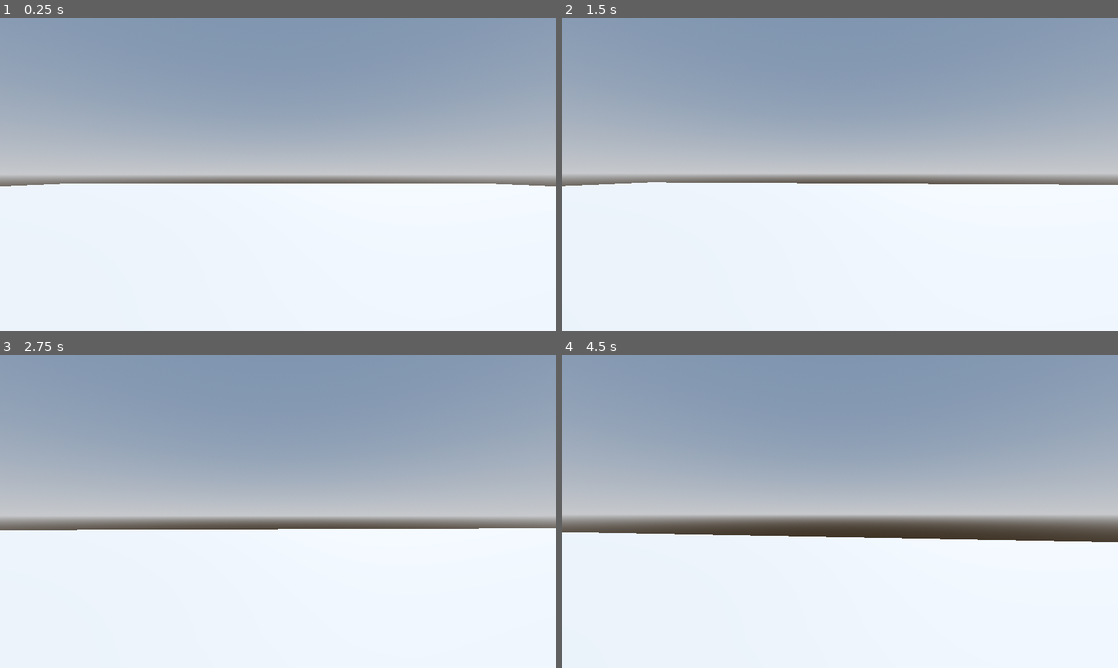
Above: before the commit, frames 1-4 (two rows, left to right).
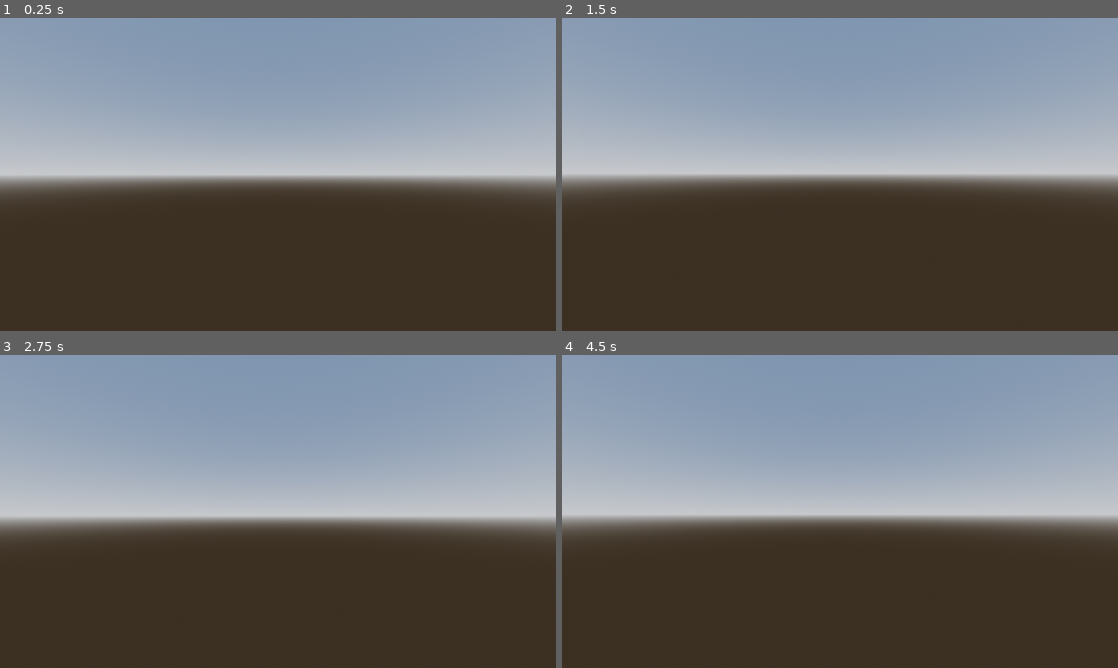
Above: after the commit, the same moments.

Repository: Mantarri/project-evergreen
Game: Godot game, scene res://scenes/levels/0_0_demo/demo_world.tscn
The game is run twice, just before and just after one commit, with the same random seed, the same clock (stepped at 60 frames per second) and the same inputs.
Inputs (mouse positions are in pixels of both pictures, inside the frame that each line leads up to):
- Up to frame 1 (0.25 s): no input
- Up to frame 2 (1.5 s): tap Enter at 0.5 s; move the mouse to (867, 174) at 0.52 s; press the mouse at (867, 174) at 0.53 s; hold W (move_forward) from 0.53 s (still down); tap Space (move_jump) at 0.77 s; move the mouse to (812, 174) at 1.27 s; release the mouse at (812, 174) at 1.28 s; tap Shift (move_sprint) at 1.35 s
- Up to frame 3 (2.75 s): keep holding W (move_forward); tap Space (move_jump) at 1.52 s; move the mouse to (289, 505) at 2.02 s; press the mouse at (289, 505) at 2.03 s
- Up to frame 4 (4.5 s): keep holding W (move_forward); tap Space (move_jump) at 2.75, 3.02, 3.77 s; move the mouse to (834, 517) at 2.77 s; release the mouse at (834, 517) at 2.78 s; tap Shift (move_sprint) at 2.85, 4.35 s; move the mouse to (878, 514) at 3.52 s; press the mouse at (878, 514) at 3.53 s; move the mouse to (795, 508) at 4.27 s; release the mouse at (795, 508) at 4.28 s

The runs differ from the first frame. In frame 1, 47% of the frame differs, in the area x 0-100%, y 52-100%; in frame 2, 47%; in frame 3, 44%; in frame 4, 42%.

Commit message:
Change: Various changes to demo scene

Diff:
--- a/scenes/levels/0_0_demo/demo_world.tscn
+++ b/scenes/levels/0_0_demo/demo_world.tscn
@@ -1,6 +1,9 @@
-[gd_scene load_steps=7 format=3 uid="uid://dod5g3f0a6wib"]
+[gd_scene load_steps=9 format=3 uid="uid://djixyc61vlgb6"]
 
 [ext_resource type="PackedScene" uid="uid://55qhqgsd7ra2" path="res://scenes/entities/automatons/player.tscn" id="1_c87nv"]
+[ext_resource type="PackedScene" uid="uid://ndnk0vcf6acl" path="res://assets_raw/models/objects/demo_area.blend" id="1_h5u5v"]
+[ext_resource type="PackedScene" uid="uid://bj2tsydweakrw" path="res://assets/objects/sliding_door/sliding_door.tscn" id="2_7wu2f"]
+[ext_resource type="PackedScene" uid="uid://d1em4lro5mnsj" path="res://assets/objects/lighting_fixture.tscn" id="4_qnhnj"]
 
 [sub_resource type="ProceduralSkyMaterial" id="ProceduralSkyMaterial_unjik"]
 sky_horizon_color = Color(0.64625, 0.65575, 0.67075, 1)
@@ -18,25 +21,65 @@
 [sub_resource type="PlaneMesh" id="PlaneMesh_1hngg"]
 size = Vector2(64, 64)
 
-[sub_resource type="BoxShape3D" id="BoxShape3D_qm0ak"]
-size = Vector3(64, 0.05, 64)
+[node name="DemoWorld" type="Node3D"]
 
-[node name="DemoWorld" type="Node3D"]
+[node name="Sun" type="DirectionalLight3D" parent="."]
+transform = Transform3D(-0.866024, -0.433016, 0.25, 0, 0.499998, 0.866026, -0.500003, 0.749999, -0.43301, 0, 0, 0)
+light_color = Color(1, 0.980392, 0.941176, 1)
+light_energy = 1.5
+shadow_enabled = true
 
 [node name="WorldEnvironment" type="WorldEnvironment" parent="."]
 environment = SubResource("Environment_t1h2n")
 
-[node name="DirectionalLight3D" type="DirectionalLight3D" parent="."]
-transform = Transform3D(-0.866025, -0.433013, 0.25, 0, 0.5, 0.866025, -0.5, 0.75, -0.433013, 0, 0, 0)
-shadow_enabled = true
-
 [node name="MeshInstance3D" type="MeshInstance3D" parent="."]
+visible = false
 mesh = SubResource("PlaneMesh_1hngg")
 
-[node name="StaticBody3D" type="StaticBody3D" parent="."]
+[node name="demo_area" parent="." instance=ExtResource("1_h5u5v")]
 
-[node name="CollisionShape3D" type="CollisionShape3D" parent="StaticBody3D"]
-shape = SubResource("BoxShape3D_qm0ak")
+[node name="SlidingDoor" parent="." instance=ExtResource("2_7wu2f")]
+transform = Transform3D(1, 0, 0, 0, 1, 0, 0, 0, 1, 31, 0, -29.542)
 
 [node name="Player" parent="." instance=ExtResource("1_c87nv")]
-transform = Transform3D(1, 0, 0, 0, 1, 0, 0, 0, 1, 0, 1, 0)
+transform = Transform3D(1, 0, 0, 0, 1, 0, 0, 0, 1, 22, 1, 0)
+
+[node name="Lights" type="Node3D" parent="."]
+transform = Transform3D(0.872069, 0.489382, 0, -0.489382, 0.872069, 0, 0, 0, 1, -3.34668, 18.527, 0)
+visible = false
+
+[node name="LightingFixture" parent="Lights" instance=ExtResource("4_qnhnj")]
+transform = Transform3D(1, 0, 0, 0, 1, 0, 0, 0, 1, 0, 8, 0)
+
+[node name="LightingFixture2" parent="Lights" instance=ExtResource("4_qnhnj")]
+transform = Transform3D(1, 0, 0, 0, 1, 0, 0, 0, 1, 0, 8, -11)
+
+[node name="LightingFixture3" parent="Lights" instance=ExtResource("4_qnhnj")]
+transform = Transform3D(1, 0, 0, 0, 1, 0, 0, 0, 1, 0, 8, 9)
+
+[node name="LightingFixture4" parent="Lights" instance=ExtResource("4_qnhnj")]
+transform = Transform3D(1, 0, 0, 0, 1, 0, 0, 0, 1, 17, 8, 0)
+
+[node name="LightingFixture5" parent="Lights" instance=ExtResource("4_qnhnj")]
+transform = Transform3D(1, 0, 0, 0, 1, 0, 0, 0, 1, 17, 8, -11)
+
+[node name="LightingFixture6" parent="Lights" instance=ExtResource("4_qnhnj")]
+transform = Transform3D(1, 0, 0, 0, 1, 0, 0, 0, 1, 17, 8, 9)
+
+[node name="LightingFixture7" parent="Lights" instance=ExtResource("4_qnhnj")]
+transform = Transform3D(1, 0, 0, 0, 1, 0, 0, 0, 1, 8, 8, 0)
+
+[node name="LightingFixture8" parent="Lights" instance=ExtResource("4_qnhnj")]
+transform = Transform3D(1, 0, 0, 0, 1, 0, 0, 0, 1, 8, 8, -11)
+
+[node name="LightingFixture9" parent="Lights" instance=ExtResource("4_qnhnj")]
+transform = Transform3D(1, 0, 0, 0, 1, 0, 0, 0, 1, 8, 8, 9)
+
+[node name="LightingFixture10" parent="Lights" instance=ExtResource("4_qnhnj")]
+transform = Transform3D(1, 0, 0, 0, 1, 0, 0, 0, 1, -8, 8, 0)
+
+[node name="LightingFixture11" parent="Lights" instance=ExtResource("4_qnhnj")]
+transform = Transform3D(1, 0, 0, 0, 1, 0, 0, 0, 1, -8, 8, -11)
+
+[node name="LightingFixture12" parent="Lights" instance=ExtResource("4_qnhnj")]
+transform = Transform3D(1, 0, 0, 0, 1, 0, 0, 0, 1, -8, 8, 9)
